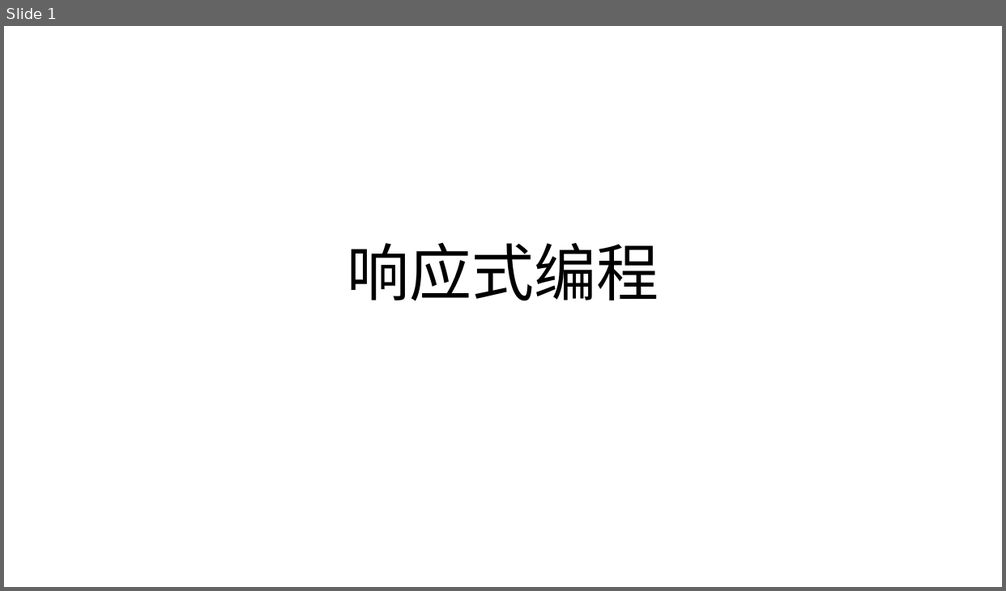
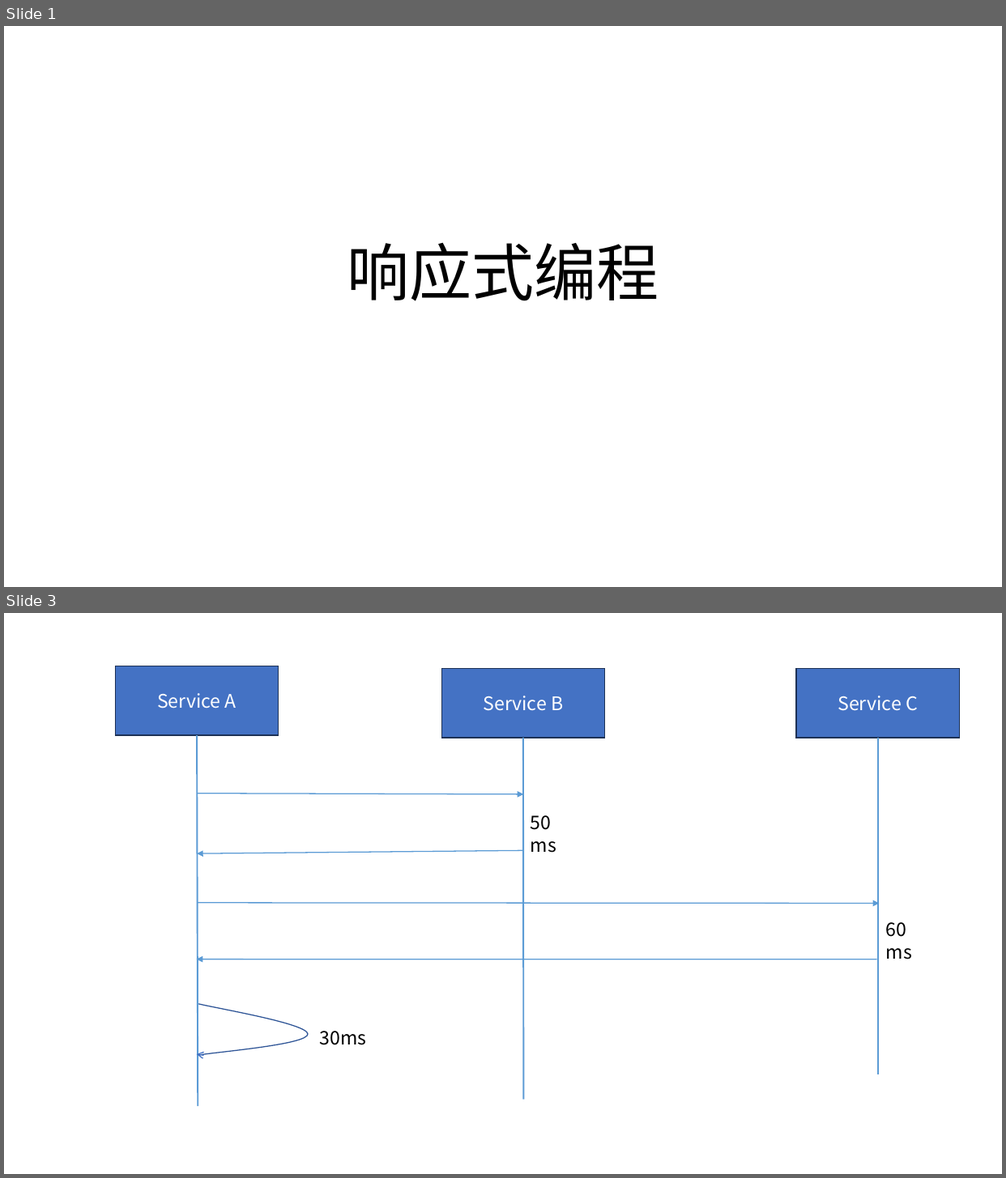
Before and after one commit to kkzfl22/learn-md, a slide deck: webflex/响应式编程.pptx. Shown one above the other, each under a label of ours: slide 1 before the commit, slides 1 and 3 after it; the slides between them are not shown. The pictures are 1006x591 and 1006x1178 pixels, drawn with LibreOffice and Linux fonts; fonts in the diff are those of the drawing. Boxes give left, top, right and bottom in pixels: in the first picture for what was removed or moved away, otherwise in the second. Text is boxed around its words. In the diff, an @@ line names an element or a change of style, - is before the commit and + after.

```diff
--- a/webflex/响应式编程.pptx
+++ b/webflex/响应式编程.pptx
@@ slide 3 added at [4,613,1002,1174], background #FFFFFF @@
@@ rectangle added at [116,666,279,735], fill #4472C4, outline #1E3256 1 pt, 18 pt, text #FFFFFF @@
+Service A
@@ rectangle added at [442,668,605,737], fill #4472C4, outline #1E3256 1 pt, 18 pt, text #FFFFFF @@
+Service B
@@ rectangle added at [796,668,959,737], fill #4472C4, outline #1E3256 1 pt, 18 pt, text #FFFFFF @@
+Service C
@@ line added from (197, 735) to (198, 1106), #5B9BD5 1.5 pt @@
@@ line added from (523, 738) to (523, 1100), #5B9BD5 1.5 pt @@
@@ line added from (878, 738) to (878, 1075), #5B9BD5 1.5 pt @@
@@ arrow added from (197, 794) to (523, 794), #5B9BD5 1 pt @@
@@ text added at [530,815,556,853], 18 pt, text #000000 @@
+50 ms
@@ arrow added from (523, 850) to (197, 854), #5B9BD5 1 pt @@
@@ arrow added from (197, 903) to (879, 904), #5B9BD5 1 pt @@
@@ text added at [886,922,912,960], 18 pt, text #000000 @@
+60 ms
@@ arrow added from (877, 960) to (197, 960), #5B9BD5 1 pt @@
@@ freeform shape added at [198,1004,308,1055], outline #2F5597 1 pt @@
@@ text added at [320,1031,367,1046], 18 pt, text #000000 @@
+30ms
@@ arrow added from (200, 1055) to (197, 1054), #4472C4 1 pt @@
```
Also in this commit, not shown: 1 slide changed, 1 other slide added, 5 other files.
